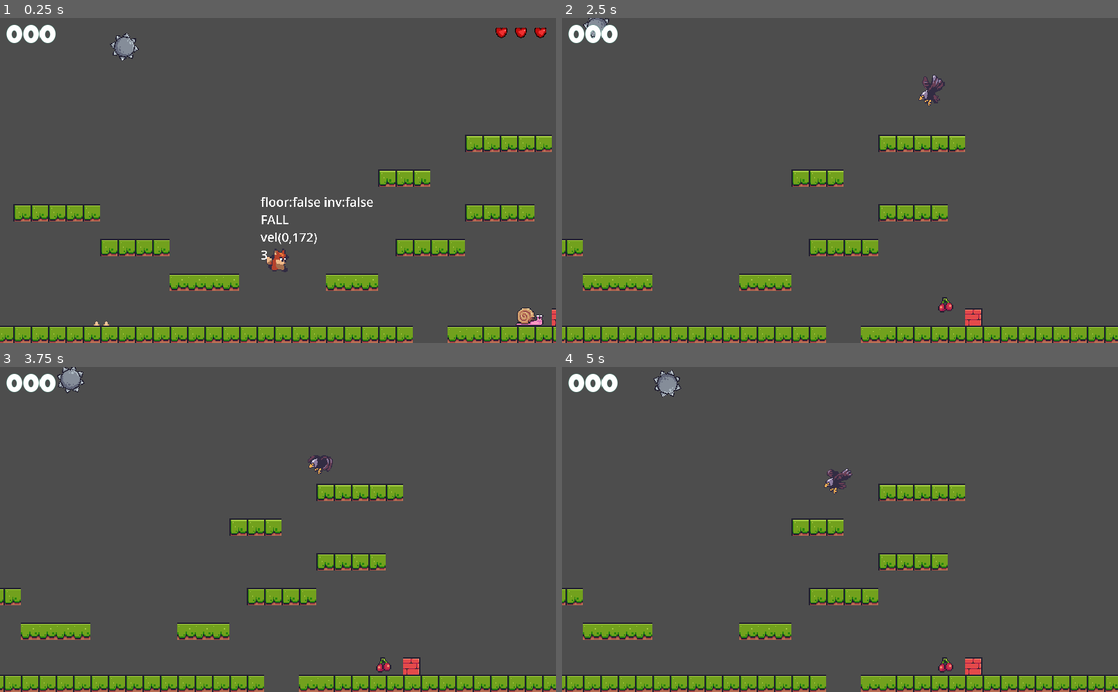
Above: before the commit, frames 1-4 (two rows, left to right).
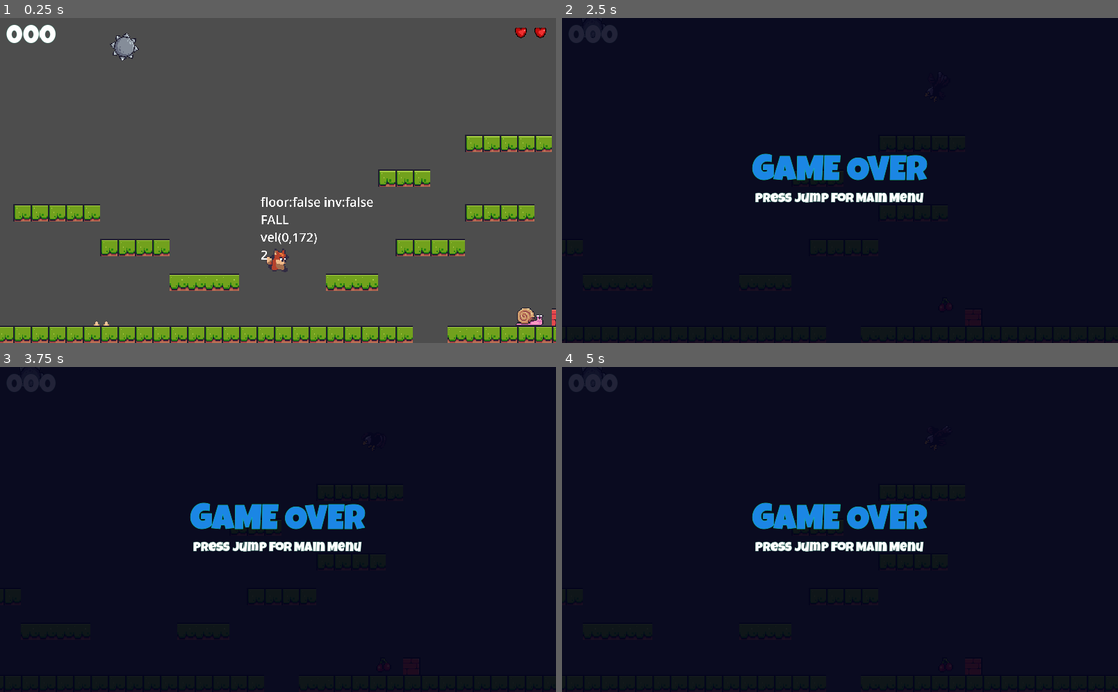
Above: after the commit, the same moments.

Repository: Babrakov/foxy-antics
Game: Godot game, scene res://scenes/level_base/level_base.tscn
Two runs of this game, one before a commit and one after it. Both use one fixed random seed, a clock stepped at 60 frames per second and the inputs below.
Inputs:
- Up to frame 1 (0.25 s): no input
- Up to frame 2 (2.5 s): hold Right (right) 0.53-2.03 s; tap Space (shoot) at 0.6, 1.35, 2.1 s; tap Alt (jump) at 0.77, 1.52 s; hold Left (left) from 2.03 s (still down)
- Up to frame 3 (3.75 s): release Left (left) at 2.78 s; hold Right (right) from 2.78 s (still down); tap Space (shoot) at 2.85, 3.6 s; tap Alt (jump) at 3.02 s
- Up to frame 4 (5 s): tap Alt (jump) at 3.77, 4.52 s; release Right (right) at 4.28 s; hold Left (left) from 4.28 s (still down); tap Space (shoot) at 4.35 s

The runs differ from the first frame. In frame 1, less than 0.1% of the frame differs, in the area x 47-99%, y 2-75%; in frame 2, 100%, in the area x 0-100%, y 0-100%; in frame 3, 100%; in frame 4, 100%.

Commit message:
Game Over

Diff:
--- a/scenes/ball_spikes/ball_spikes.tscn
+++ b/scenes/ball_spikes/ball_spikes.tscn
@@ -6,7 +6,7 @@
 [sub_resource type="CircleShape2D" id="CircleShape2D_j6arn"]
 radius = 12.0
 
-[node name="BallSpikes" type="PathFollow2D"]
+[node name="BallSpikes" type="PathFollow2D" groups=["Moveables"]]
 rotates = false
 script = ExtResource("1_xvg6a")
 
--- a/scenes/hud/hud.gd
+++ b/scenes/hud/hud.gd
@@ -13,7 +13,15 @@
 	_hearts = hb_hearts.get_children()
 	SignalManager.on_game_started.connect(on_player_hit)
 	SignalManager.on_player_hit.connect(on_player_hit)
+	SignalManager.on_game_over.connect(on_game_over)
 
 func on_player_hit(lives: int) -> void:
 	for life in range(_hearts.size()):
 		_hearts[life].visible = lives > life
+
+func show_hud() -> void:
+	color_rect.show()
+
+func on_game_over() -> void:
+	show_hud()
+	vb_game_over.show()
--- a/scenes/hud/hud.tscn
+++ b/scenes/hud/hud.tscn
@@ -76,6 +76,7 @@
 color = Color(0, 0.00392157, 0.0980392, 0.866667)
 
 [node name="VBLabelComplete" type="VBoxContainer" parent="ColorRect"]
+visible = false
 layout_mode = 1
 anchors_preset = 8
 anchor_left = 0.5
@@ -104,6 +105,7 @@
 vertical_alignment = 1
 
 [node name="VBGameOver" type="VBoxContainer" parent="ColorRect"]
+visible = false
 layout_mode = 1
 anchors_preset = 8
 anchor_left = 0.5
--- a/scenes/level_base/level_base.gd
+++ b/scenes/level_base/level_base.gd
@@ -3,7 +3,7 @@
 
 # Called when the node enters the scene tree for the first time.
 func _ready() -> void:
-	pass # Replace with function body.
+	SignalManager.on_game_over.connect(on_game_over)
 
 
 # Called every frame. 'delta' is the elapsed time since the previous frame.
@@ -17,3 +17,8 @@
 			#1.0,
 			#Constants.ObjectType.BULLET_PLAYER
 		#)
+
+func on_game_over() -> void:
+	for mv in get_tree().get_nodes_in_group(Constants.MOVEABLES_GROUP):
+		mv.set_process(false)
+		mv.set_physics_process(false)
--- a/scenes/player/player.gd
+++ b/scenes/player/player.gd
@@ -21,7 +21,7 @@
 
 var _state: PlayerState = PlayerState.IDLE
 var _invincible: bool = false
-var _lives: int = 3
+var _lives: int = 2
 
 # Called when the node enters the scene tree for the first time.
 func _ready() -> void:
@@ -125,6 +125,8 @@
 	if _lives <= 0:
 		SignalManager.on_game_over.emit()
 		set_physics_process(false)
+		animation_player.stop()
+		invincible_player.stop()
 		print("Game over")
 		return false
 	return true
